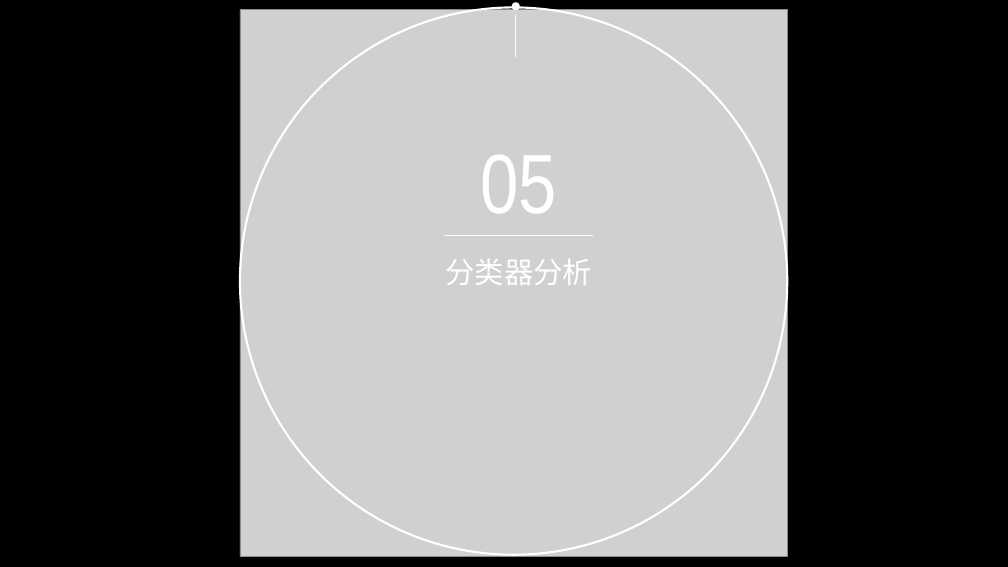
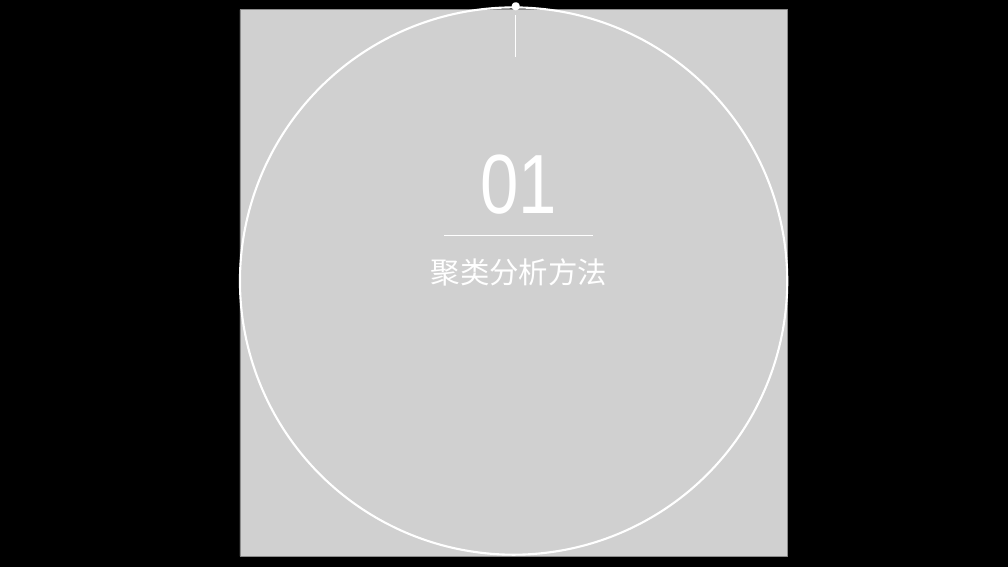
Before and after one commit to applepip/Big_Data, a slide deck: slide 3 of 产品大数据分析与建模/大数据分析与建模 - 聚类模型 第三讲.pptx (slide 25 before the commit). Drawn at 1008x567 pixels with LibreOffice and Linux fonts; fonts in the diff are those of the drawing; grey boxes stand for pictures. Boxes give left, top, right and bottom in pixels: in the first picture for what was removed or moved away, otherwise in the second. Text is boxed around its words. In the diff, an @@ line names an element or a change of style, - is before the commit and + after.

```diff
--- a/产品大数据分析与建模/大数据分析与建模 - 聚类模型 第三讲.pptx
+++ b/产品大数据分析与建模/大数据分析与建模 - 聚类模型 第三讲.pptx
@@ text at (481,155,558,213): text changed @@
-05
+01
@@ text at (431,259,607,285): text changed @@
-分类器分析
+聚类分析方法
```
Also in this commit, not shown: 3 other slides changed, 33 slides added, 23 slides removed.
